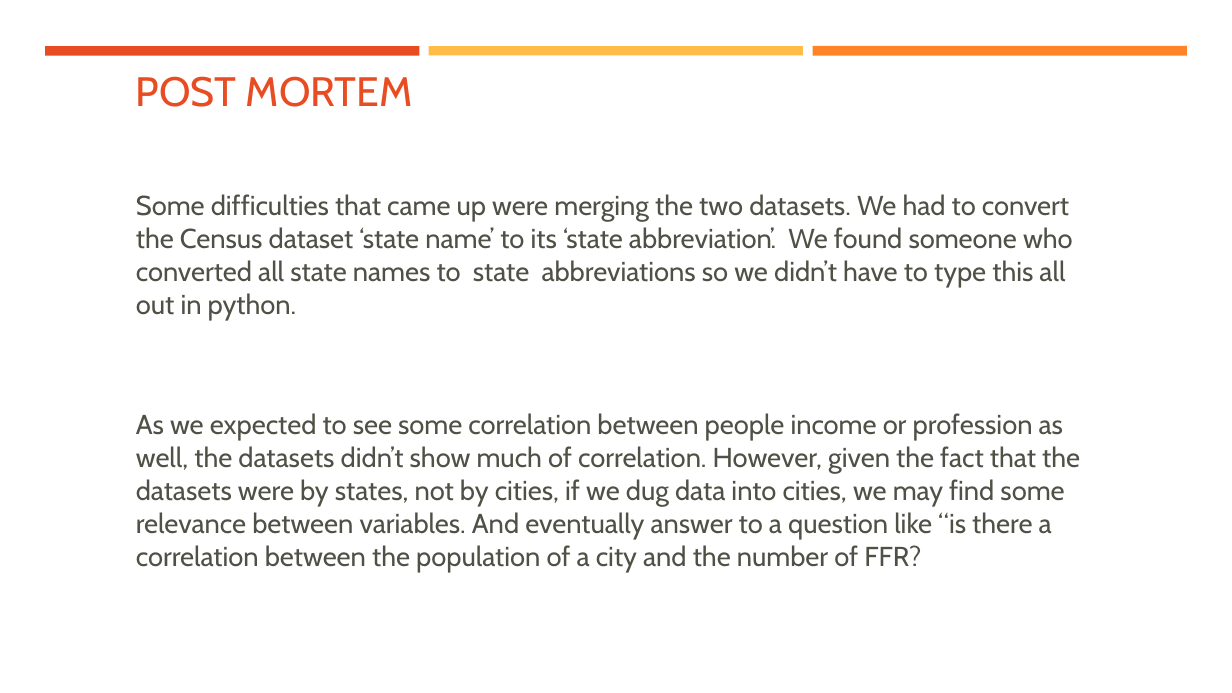
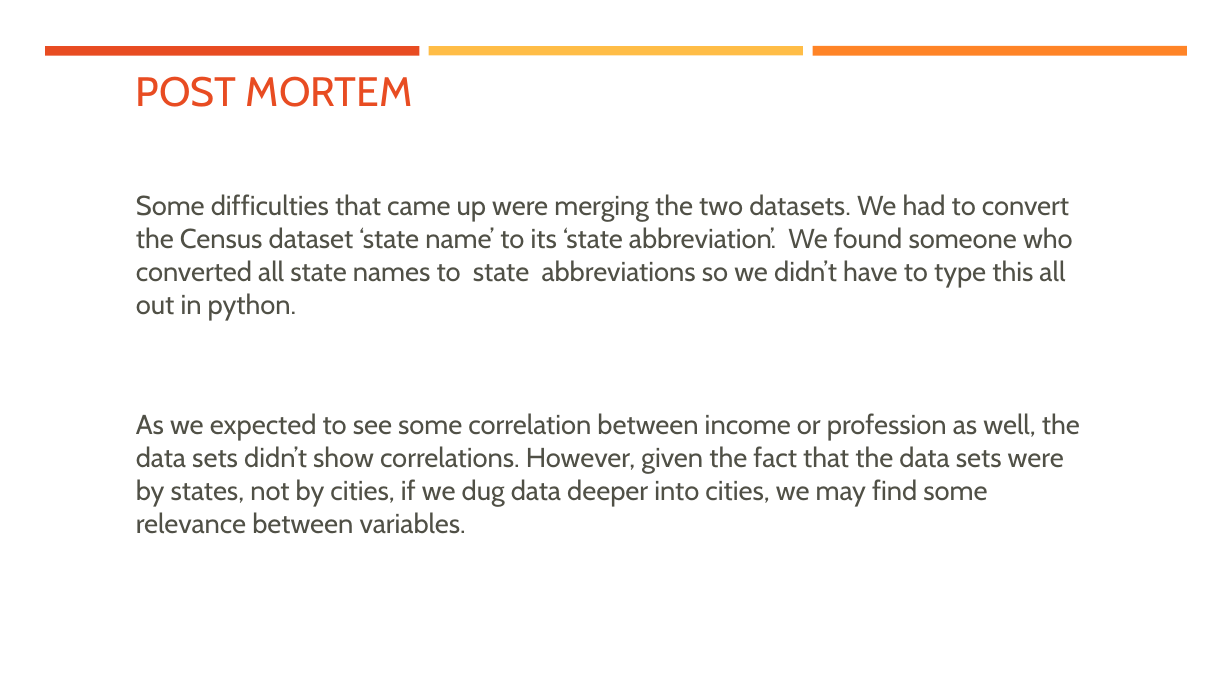
Before and after one commit to tduszyk/Supersize_America, a slide deck: slide 11 of ppt_final.pptx. Drawn at 1232x693 pixels with LibreOffice and Linux fonts; fonts in the diff are those of the drawing. Boxes give left, top, right and bottom in pixels: in the first picture for what was removed or moved away, otherwise in the second. Text is boxed around its words. In the diff, an @@ line names an element or a change of style, - is before the commit and + after.

Commit message:
ppt update

```diff
--- a/ppt_final.pptx
+++ b/ppt_final.pptx
@@ text at bbox=[136, 413, 1080, 534]: text changed @@
-As we expected to see some correlation between people income or profession as well, the datasets didn’t show much of correlation. However, given the fact that the datasets were by states, not by cities, if we dug data into cities, we may find some relevance between variables. And eventually answer to a question like “is there a correlation between the population of a city and the number of FFR?
+As we expected to see some correlation between income or profession as well, the data sets didn’t show correlations. However, given the fact that the data sets were by states, not by cities, if we dug data deeper into cities, we may find some relevance between variables.
```
Also in this commit, not shown: 4 other slides changed.
